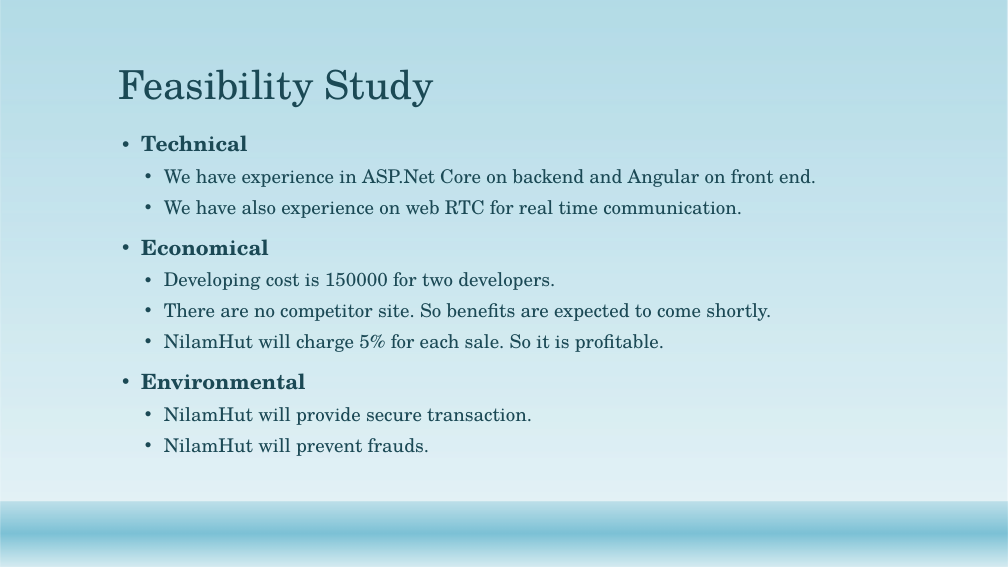
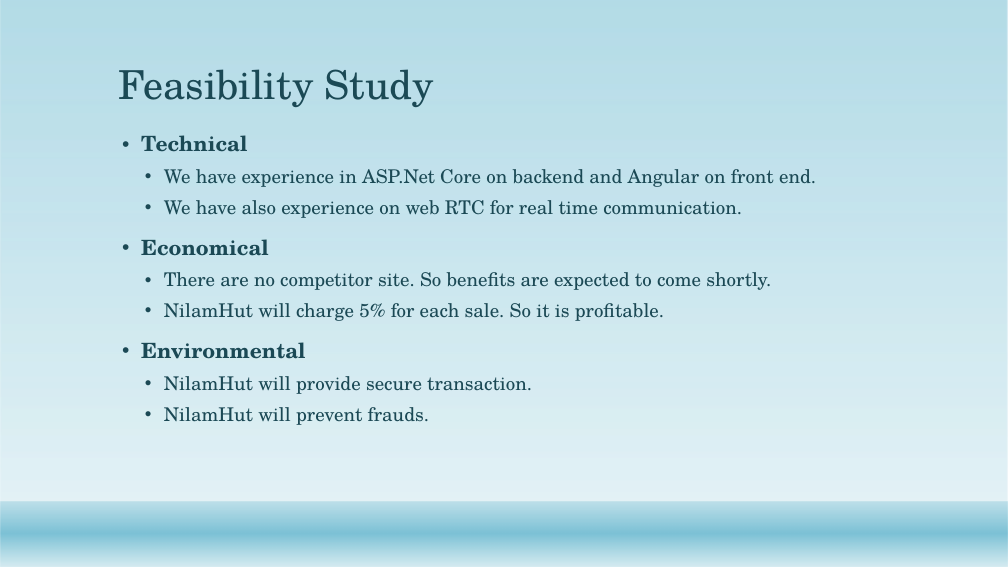
Before and after one commit to IAmMonmoy/Practice-work, a slide deck: slide 6 of NilamHut.pptx. Drawn at 1008x567 pixels with LibreOffice and Linux fonts; fonts in the diff are those of the drawing; background and template pictures are left out. Boxes give left, top, right and bottom in pixels: in the first picture for what was removed or moved away, otherwise in the second. Text is boxed around its words. In the diff, an @@ line names an element or a change of style, - is before the commit and + after.

```diff
--- a/NilamHut.pptx
+++ b/NilamHut.pptx
@@ text at (164, 272, 555, 290): paragraph removed @@
-  • Developing cost is 150000 for two developers.
```
Also in this commit, not shown: 5 other slides changed.
